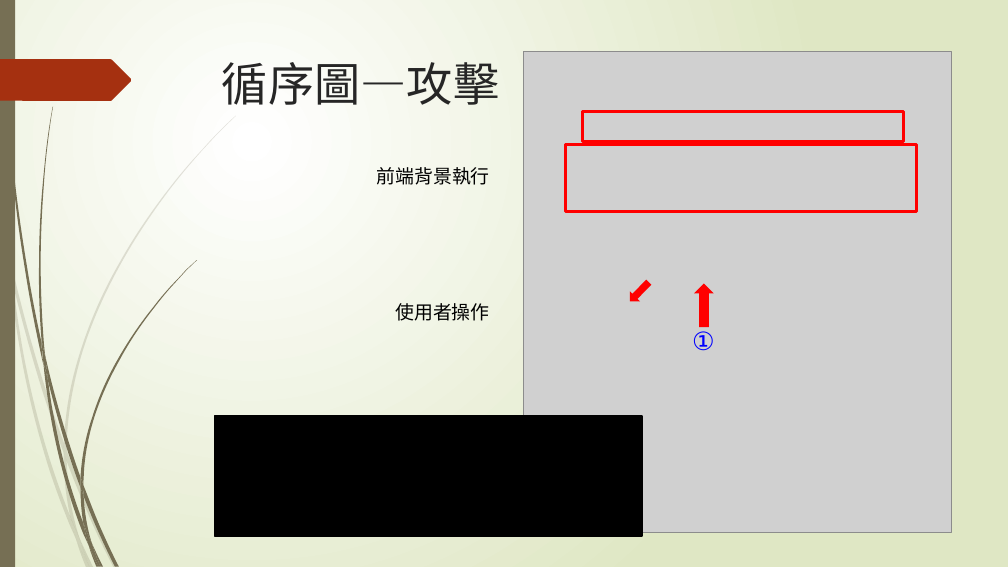
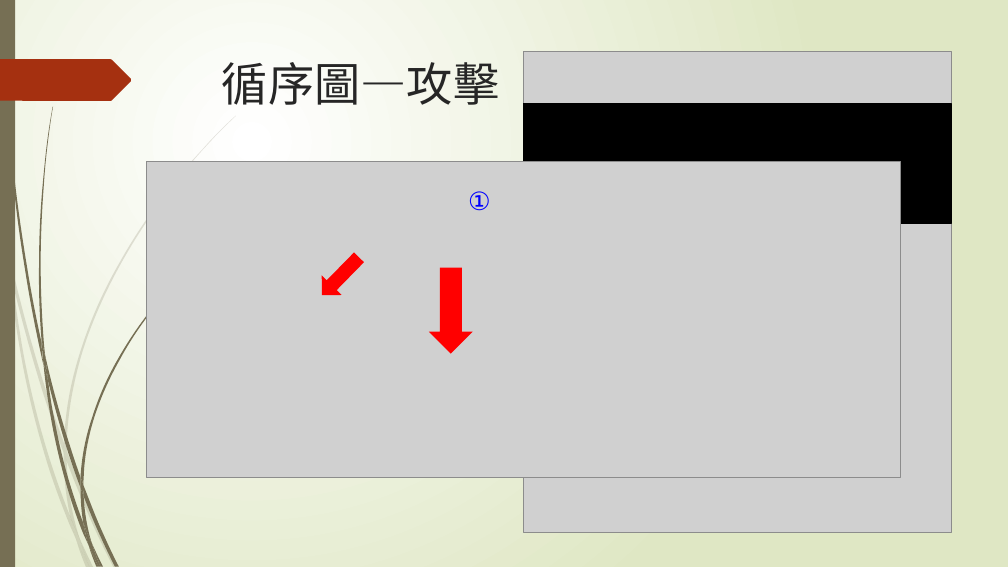
Before and after one commit to Joe-lin-ezra/BattleShip, a slide deck: slide 13 of doc/網路程式設計報告.pptx. Drawn at 1008x567 pixels with LibreOffice and Linux fonts; fonts in the diff are those of the drawing; grey boxes stand for pictures. Boxes give left, top, right and bottom in pixels: in the first picture for what was removed or moved away, otherwise in the second. Text is boxed around its words. In the diff, an @@ line names an element or a change of style, - is before the commit and + after.

```diff
--- a/doc/網路程式設計報告.pptx
+++ b/doc/網路程式設計報告.pptx
@@ rectangle: place and size @@
-rectangle at bbox=[215, 416, 643, 536]
+rectangle at bbox=[523, 104, 951, 224]
@@ rectangle removed at bbox=[583, 111, 904, 141] @@
@@ rectangle removed at bbox=[566, 144, 917, 212] @@
@@ picture added at bbox=[147, 161, 901, 478] @@
@@ text removed at bbox=[376, 167, 489, 185] @@
-前端背景執行
@@ text "①": place and size @@
-text "①" at bbox=[692, 331, 715, 351]
+text "①" at bbox=[468, 191, 491, 211]
@@ down arrow: place and size @@
-down arrow at bbox=[625, 277, 654, 307]
+down arrow at bbox=[312, 247, 369, 305]
@@ down arrow at bbox=[429, 268, 473, 354]: rotation 180 to 0 degrees @@
@@ text removed at bbox=[395, 303, 489, 321] @@
-使用者操作
```
Also in this commit, not shown: 2 other slides changed, 1 slide added.
